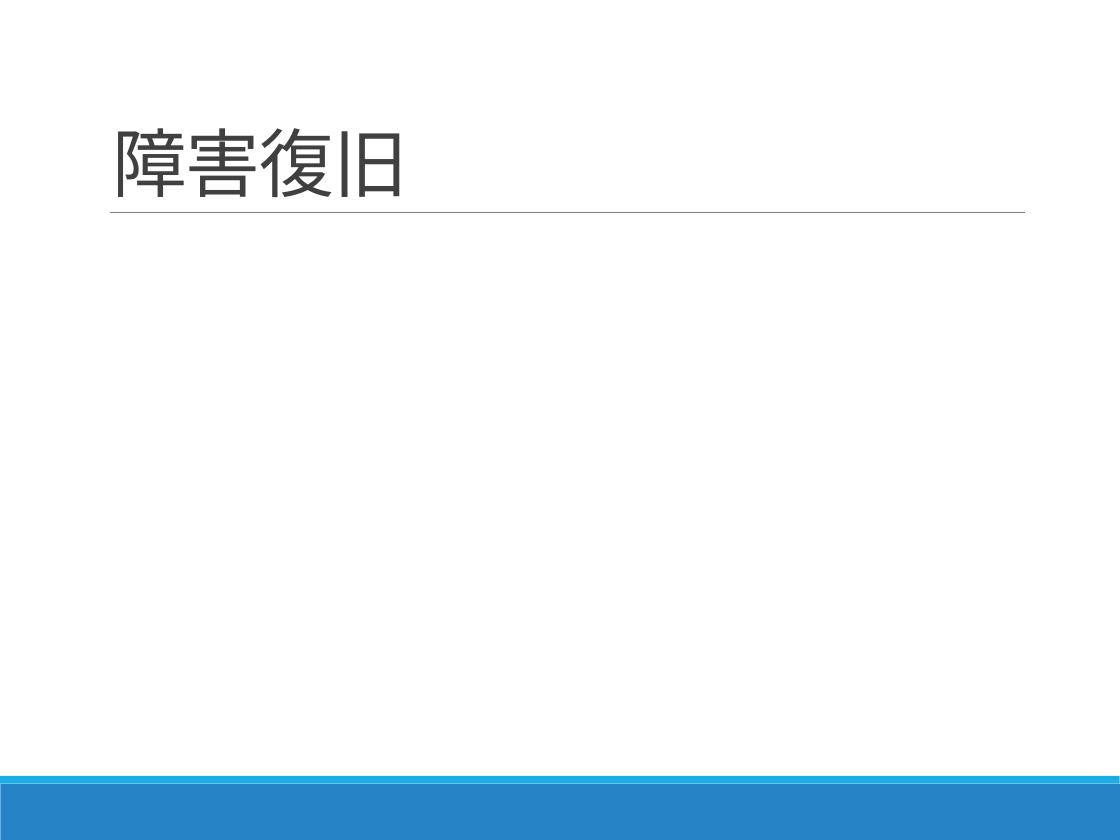
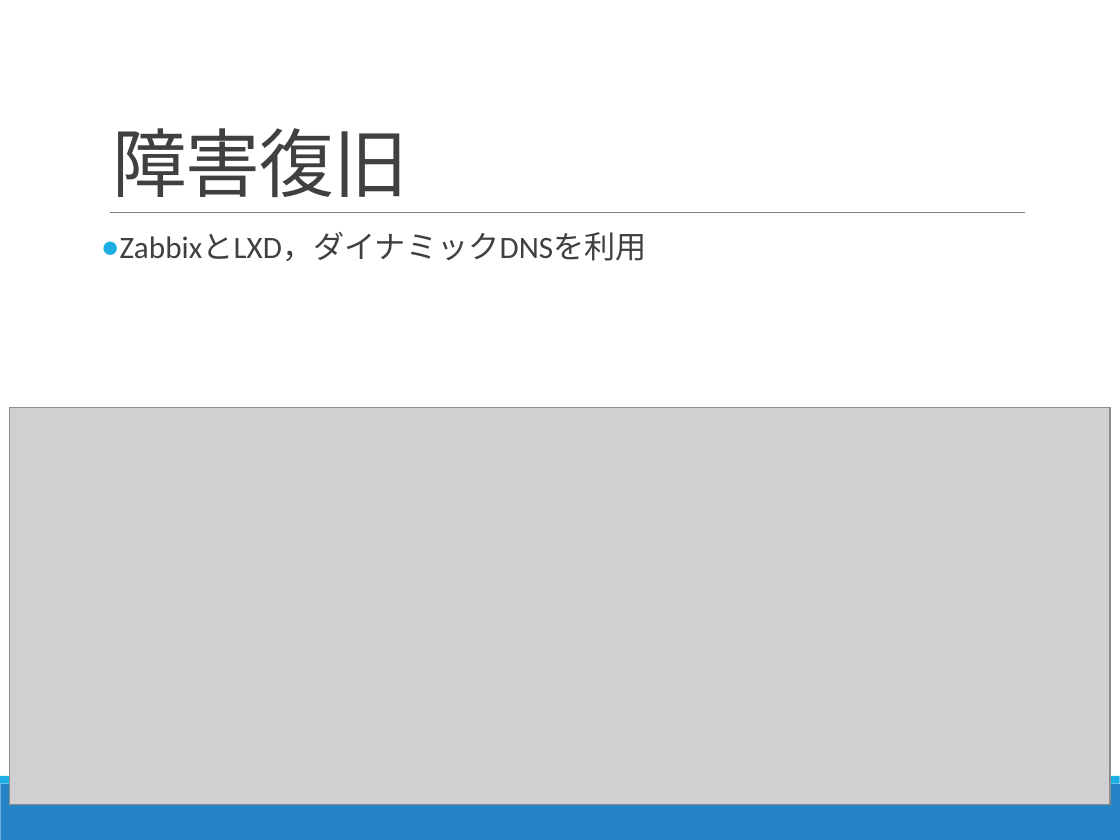
Before and after one commit to Kota0823/Document, a slide deck: slide 16 of 輪講2019-1_鈴木洸太.pptx (slide 15 before the commit). Drawn at 1120x840 pixels with LibreOffice and Linux fonts; fonts in the diff are those of the drawing; grey boxes stand for pictures. Boxes give left, top, right and bottom in pixels: in the first picture for what was removed or moved away, otherwise in the second. Text is boxed around its words. In the diff, an @@ line names an element or a change of style, - is before the commit and + after.

```diff
--- a/輪講2019-1_鈴木洸太.pptx
+++ b/輪講2019-1_鈴木洸太.pptx
@@ text added at [120, 232, 647, 261], 20 pt, text #404040 @@
+● ZabbixとLXD，ダイナミックDNSを利用
@@ picture added at [10, 408, 1110, 805] @@
```
Also in this commit, not shown: 3 other slides changed, 1 slide added, 1 other file.
